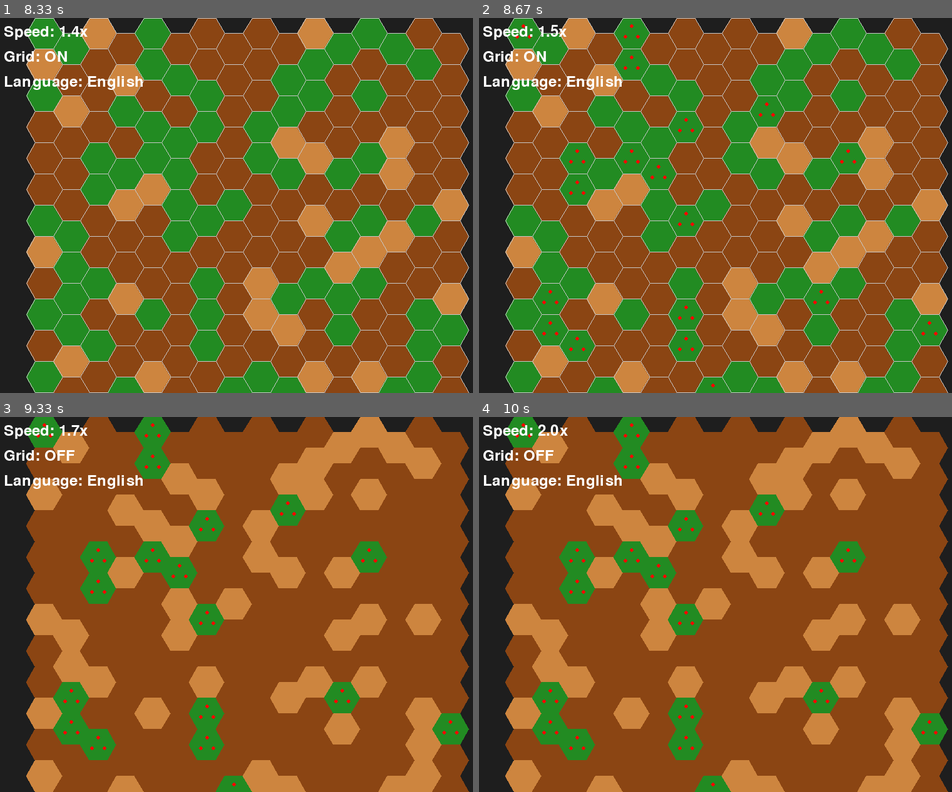
Above: before the commit, frames 1-4 (two rows, left to right).
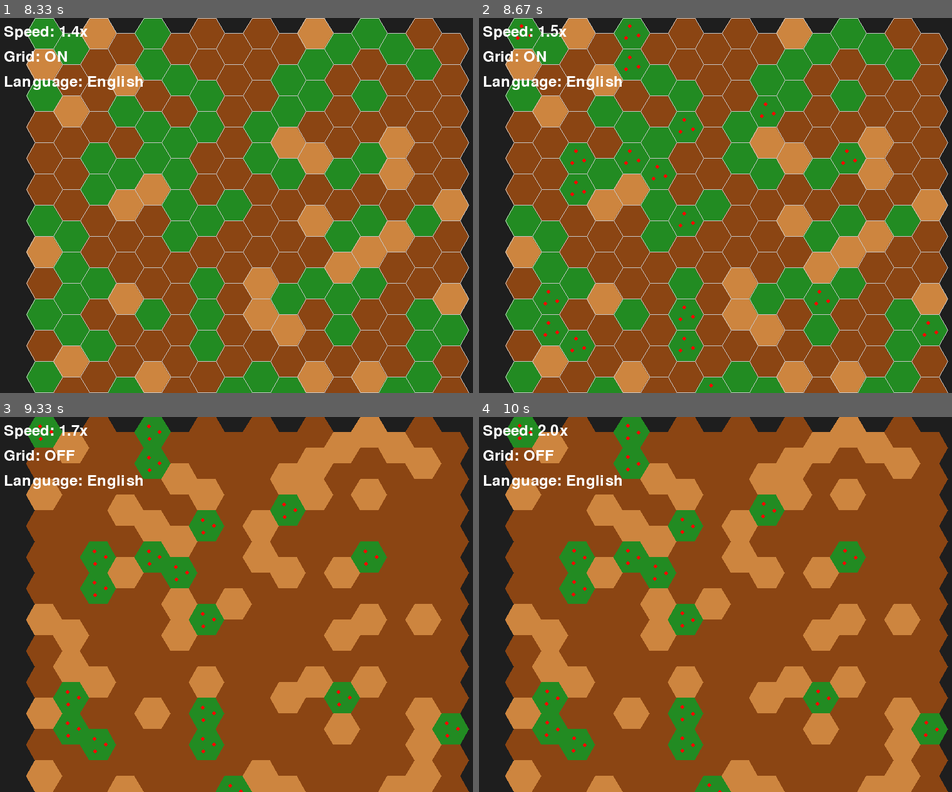
Above: after the commit, the same moments.

Repository: joselc/life-sim-first-try
Game: pygame game, started from main.py
Two runs of this game, one before a commit and one after it. Both use one fixed random seed, a clock stepped at 60 frames per second and the inputs below.
Inputs:
- Up to frame 1 (8.33 s): tap - at 0.33, 4.67 s; tap G at 0.67, 6 s; tap + at 2, 3.33, 7.33, 7.73, 8.03, 8.23 s
- Up to frame 2 (8.67 s): tap + at 8.53 s
- Up to frame 3 (9.33 s): tap + at 8.8, 9.13 s; tap G at 8.88 s
- Up to frame 4 (10 s): tap + at 9.43, 9.57, 9.97 s

Frame 1 is identical in both runs. In frame 2, 0.3% of the frame differs, in the area x 7-98%, y 1-99%; in frame 3, 0.6%, in the area x 7-98%, y 1-100%; in frame 4, 0.6%.

Commit message:
feat(plant): #7 add dynamic flower animation with swaying effect
Enhance the flowering state with a gentle, oscillating flower animation:
- Introduce animation time tracking for flowering plants
- Add configurable sway speed and angle parameters
- Implement sine wave-based flower positioning
- Update renderer to use dynamic flower angle and orbit radius

The new animation adds subtle, natural-looking movement to flowering plants, improving visual dynamics of the simulation.

Diff:
--- a/src/hexagons/plant.py
+++ b/src/hexagons/plant.py
@@ -4,6 +4,7 @@
 from .base import Hexagon
 from ..config import COLORS
 from .plant_states import PlantStateManager, PlantState
+import math
 
 
 class PlantHexagon(Hexagon):
@@ -20,6 +21,9 @@
     SEED_DOT_RADIUS = 0.15    # Relative to hexagon size
     GROWING_DOT_RADIUS = 0.45  # Relative to hexagon size (increased from 0.3)
     FLOWER_DOT_RADIUS = 0.12   # Size of flower dots
+    FLOWER_SWAY_SPEED = 1.2    # Oscillations per second (reduced from 2.0 for gentler motion)
+    FLOWER_SWAY_ANGLE = 0.3    # Maximum rotation in radians (about 17 degrees)
+    FLOWER_ORBIT_RADIUS = 0.4   # Distance from center (relative to hexagon size)
 
     def __init__(self, cx: float, cy: float, a: float) -> None:
         """Initialize a plant hexagonal cell.
@@ -31,6 +35,7 @@
         """
         super().__init__(cx, cy, a)
         self.state_manager = PlantStateManager()
+        self.animation_time = 0.0  # Time accumulator for animation
 
     def update(self, t: float) -> None:
         """Update the plant's state based on the current simulation time.
@@ -41,6 +46,12 @@
             t (float): Current simulation time in seconds
         """
         self.state_manager.update(t)
+
+        # Update flower animation if flowering
+        if self.state_manager.state == PlantState.FLOWERING:
+            self.animation_time += t
+            # Use sine wave to create swaying motion
+            self.flower_angle = math.sin(self.animation_time * self.FLOWER_SWAY_SPEED * 2 * math.pi) * self.FLOWER_SWAY_ANGLE
 
     @property
     def base_color(self) -> Tuple[int, int, int]:
--- a/src/renderers/pygame_renderer.py
+++ b/src/renderers/pygame_renderer.py
@@ -55,13 +55,13 @@
 
             # Special handling for flowering state
             if hasattr(hexagon, 'state_manager') and hexagon.state_manager.state == PlantState.FLOWERING:
-                # Calculate three points in a triangle pattern
-                angle = math.pi / 6  # 30 degrees
-                distance = hexagon.a * 0.4  # Distance from center
+                # Use the plant's flower angle and orbit radius for dynamic positioning
+                base_angle = getattr(hexagon, 'flower_angle', 0)
+                distance = hexagon.a * hexagon.FLOWER_ORBIT_RADIUS
 
                 # Calculate three points at 120 degrees apart
                 for i in range(3):
-                    theta = angle + (i * 2 * math.pi / 3)  # 120 degrees apart
+                    theta = base_angle + (i * 2 * math.pi / 3)  # 120 degrees apart
                     x = int(hexagon.cx + distance * math.cos(theta))
                     y = int(hexagon.cy + distance * math.sin(theta))
                     pygame.draw.circle(self.screen, hexagon.detail_color, (x, y), radius)
--- a/tests/hexagons/test_plant.py
+++ b/tests/hexagons/test_plant.py
@@ -5,6 +5,7 @@
 from src.hexagons.plant import PlantHexagon
 from src.hexagons.plant_states import PlantState
 from tests.test_config import MOCK_CELL_SIZE, MOCK_COLORS
+import math
 
 
 class TestPlantHexagon(unittest.TestCase):
@@ -89,6 +90,60 @@
             mock_state_manager.state = state
             self.assertEqual(self.plant.detail_radius, expected_radius)
 
+    def test_flower_animation_initialization(self):
+        """Test that flower animation is properly initialized."""
+        self.assertEqual(self.plant.animation_time, 0.0)
+        self.assertFalse(hasattr(self.plant, 'flower_angle'))  # Should not exist until flowering
+
+    def test_flower_animation_update(self):
+        """Test that flower animation updates correctly during flowering state."""
+        # Set plant to flowering state
+        mock_state_manager = Mock()
+        mock_state_manager.state = PlantState.FLOWERING
+        self.plant.state_manager = mock_state_manager
+
+        # Test animation after one update
+        dt = 0.1
+        self.plant.update(dt)
+        self.assertEqual(self.plant.animation_time, dt)
+
+        # Check that flower_angle is calculated correctly
+        expected_angle = math.sin(dt * self.plant.FLOWER_SWAY_SPEED * 2 * math.pi) * self.plant.FLOWER_SWAY_ANGLE
+        self.assertAlmostEqual(self.plant.flower_angle, expected_angle)
+
+        # Test animation accumulates time correctly
+        self.plant.update(dt)
+        self.assertEqual(self.plant.animation_time, dt * 2)
+
+    def test_flower_animation_bounds(self):
+        """Test that flower animation stays within expected bounds."""
+        mock_state_manager = Mock()
+        mock_state_manager.state = PlantState.FLOWERING
+        self.plant.state_manager = mock_state_manager
+
+        # Test multiple updates to verify bounds
+        for _ in range(50):  # Test over multiple frames
+            self.plant.update(0.1)
+            # Angle should never exceed maximum sway angle
+            self.assertLessEqual(abs(self.plant.flower_angle), self.plant.FLOWER_SWAY_ANGLE)
+
+    def test_animation_state_specific(self):
+        """Test that animation only updates during flowering state."""
+        # Test in non-flowering state
+        mock_state_manager = Mock()
+        mock_state_manager.state = PlantState.MATURE
+        self.plant.state_manager = mock_state_manager
+
+        self.plant.update(0.1)
+        self.assertEqual(self.plant.animation_time, 0.0)  # Should not accumulate time
+        self.assertFalse(hasattr(self.plant, 'flower_angle'))  # Should not have angle
+
+        # Switch to flowering
+        mock_state_manager.state = PlantState.FLOWERING
+        self.plant.update(0.1)
+        self.assertGreater(self.plant.animation_time, 0.0)  # Should now accumulate time
+        self.assertTrue(hasattr(self.plant, 'flower_angle'))  # Should now have angle
+
 
 if __name__ == '__main__':
     unittest.main()
